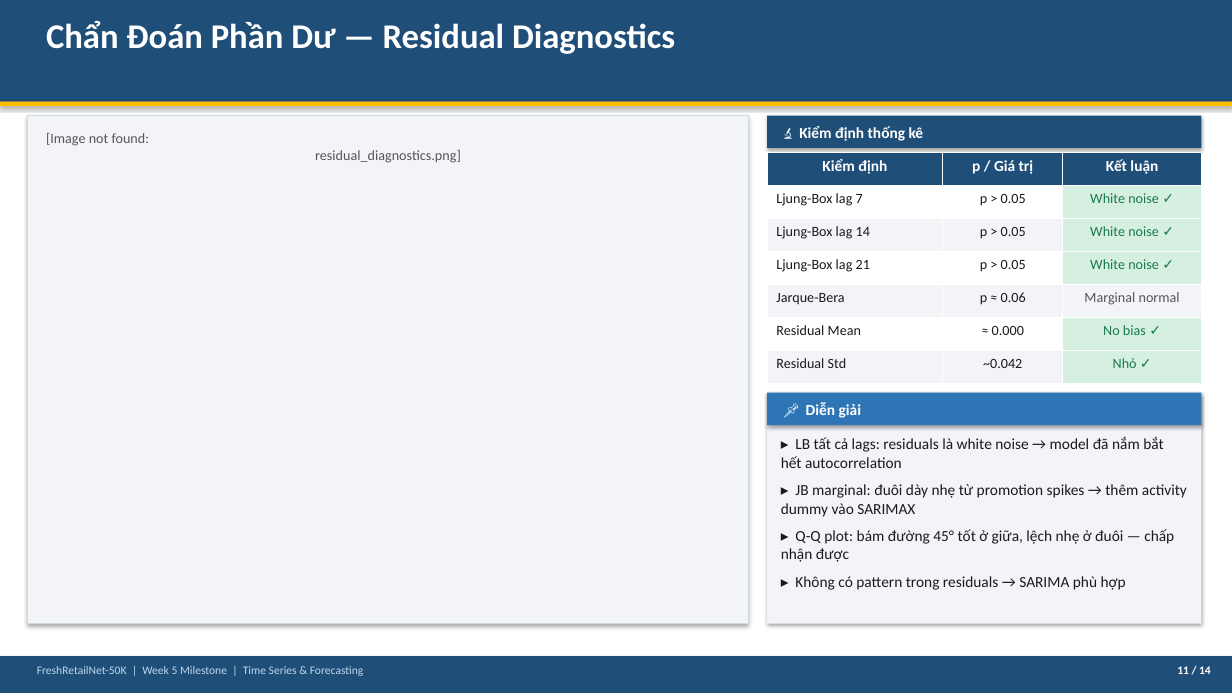
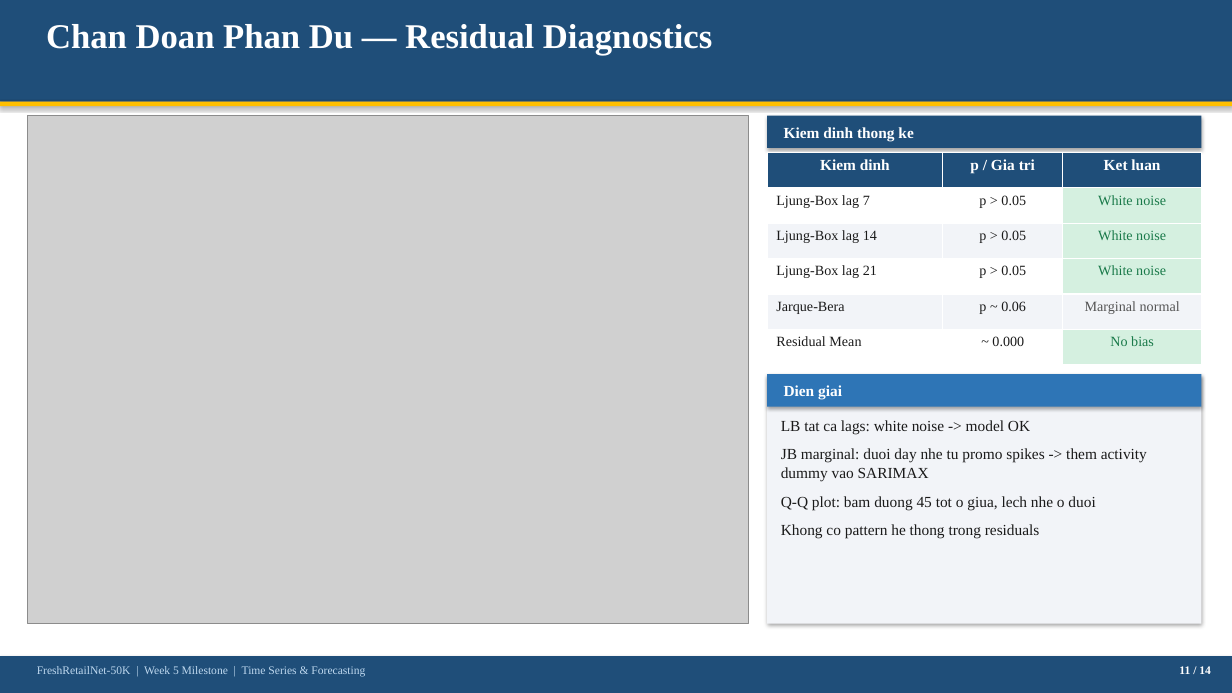
Before and after one commit to thanh-tai-435/TimeSeriesMrSu, a slide deck: slide 11 of Week5_Slides.pptx. Drawn at 1232x693 pixels with LibreOffice and Linux fonts; fonts in the diff are those of the drawing; grey boxes stand for pictures. Boxes give left, top, right and bottom in pixels: in the first picture for what was removed or moved away, otherwise in the second. Text is boxed around its words. In the diff, an @@ line names an element or a change of style, - is before the commit and + after.

```diff
--- a/Week5_Slides.pptx
+++ b/Week5_Slides.pptx
@@ rectangle removed at <box>0,0,1232,693</box> @@
@@ text at <box>46,24,712,55</box>: text changed; font Calibri to Times New Roman @@
-Chẩn Đoán Phần Dư — Residual Diagnostics
+Chan Doan Phan Du — Residual Diagnostics
@@ rectangle removed at <box>28,116,749,624</box> @@
@@ picture added at <box>28,116,749,624</box> @@
@@ text removed at <box>46,133,461,163</box> @@
-[Image not found:
-residual_diagnostics.png]
@@ text at <box>784,127,913,141</box>: text changed; font Calibri to Times New Roman @@
-🔬 Kiểm định thống kê
+Kiem dinh thong ke
@@ table at <box>767,152,1202,365</box> @@
-row 1: Kiểm định | p / Giá trị | Kết luận
-row 2: Ljung-Box lag 7 | p > 0.05 | White noise ✓
-row 3: Ljung-Box lag 14 | p > 0.05 | White noise ✓
-row 4: Ljung-Box lag 21 | p > 0.05 | White noise ✓
-row 5: Jarque-Bera | p ≈ 0.06 | Marginal normal
-row 6: Residual Mean | ≈ 0.000 | No bias ✓
-row 7: Residual Std | ~0.042 | Nhỏ ✓
+row 1: Kiem dinh | p / Gia tri | Ket luan
+row 2: Ljung-Box lag 7 | p > 0.05 | White noise
+row 3: Ljung-Box lag 14 | p > 0.05 | White noise
+row 4: Ljung-Box lag 21 | p > 0.05 | White noise
+row 5: Jarque-Bera | p ~ 0.06 | Marginal normal
+row 6: Residual Mean | ~ 0.000 | No bias
@@ rectangle: place and size @@
-rectangle at <box>767,393,1202,624</box>
+rectangle at <box>767,374,1202,624</box>
@@ rectangle: place and size @@
-rectangle at <box>767,393,1202,425</box>
+rectangle at <box>767,374,1202,407</box>
@@ text added at <box>784,385,842,400</box>, 12 pt, text #FFFFFF, bold @@
+Dien giai
@@ text removed at <box>806,402,861,418</box> @@
-📌 Diễn giải
@@ text at <box>781,420,1147,539</box>: text changed; font Calibri to Times New Roman @@
-▸ LB tất cả lags: residuals là white noise → model đã nắm bắt hết autocorrelation
-▸ JB marginal: đuôi dày nhẹ từ promotion spikes → thêm activity dummy vào SARIMAX
-▸ Q-Q plot: bám đường 45° tốt ở giữa, lệch nhẹ ở đuôi — chấp nhận được
-▸ Không có pattern trong residuals → SARIMA phù hợp
+LB tat ca lags: white noise -> model OK
+JB marginal: duoi day nhe tu promo spikes -> them activity dummy vao SARIMAX
+Q-Q plot: bam duong 45 tot o giua, lech nhe o duoi
+Khong co pattern he thong trong residuals
@@ text "FreshRetailNet-50K | Week 5 Milestone ..." at <box>37,666,365,677</box>: font Calibri to Times New Roman @@
@@ text "11 / 14" at <box>1179,666,1211,674</box>: font Calibri to Times New Roman @@
```
Also in this commit, not shown: 12 other slides changed, 1 slide added, 1 slide removed, 13 other files.
